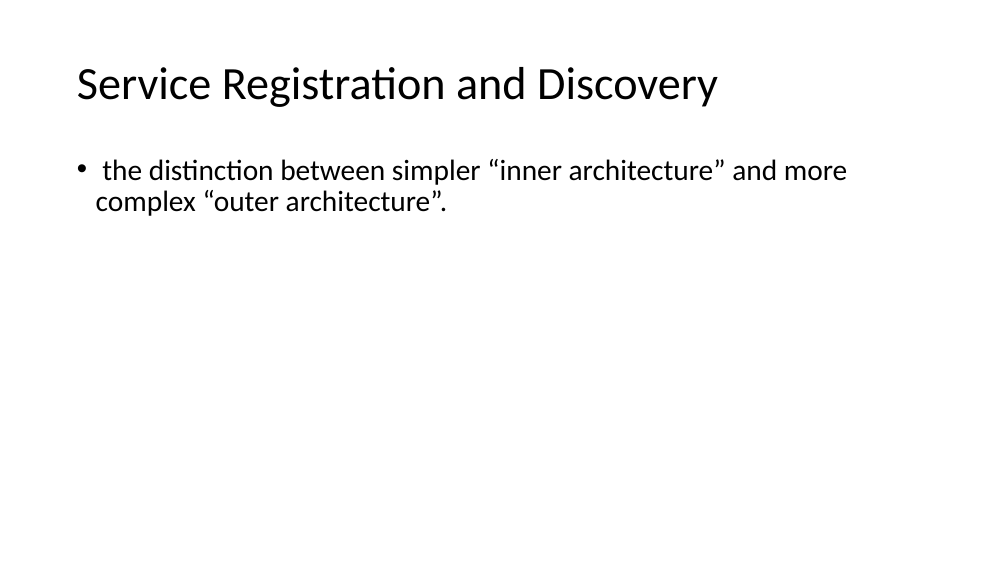
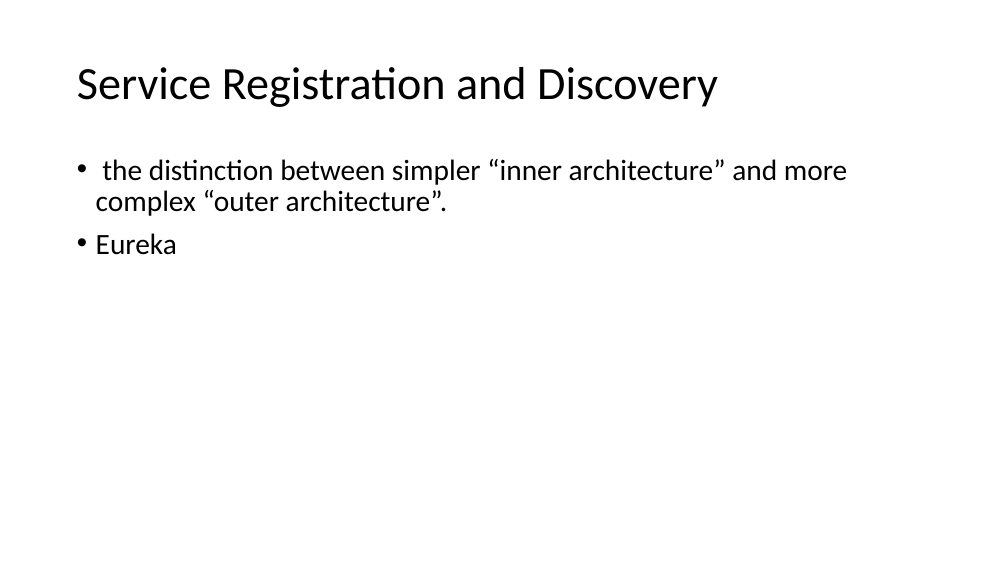
Before and after one commit to bobwares/training, a slide deck: slide 7 of presentations/Micro Services.pptx. Drawn at 1008x567 pixels with LibreOffice and Linux fonts; fonts in the diff are those of the drawing. Boxes give left, top, right and bottom in pixels: in the first picture for what was removed or moved away, otherwise in the second. Text is boxed around its words. In the diff, an @@ line names an element or a change of style, - is before the commit and + after.

```diff
--- a/presentations/Micro Services.pptx
+++ b/presentations/Micro Services.pptx
@@ text at [96, 233, 177, 255]: paragraph added @@
+• Eureka
```
Also in this commit, not shown: 1 other slide changed, 5 other files.
